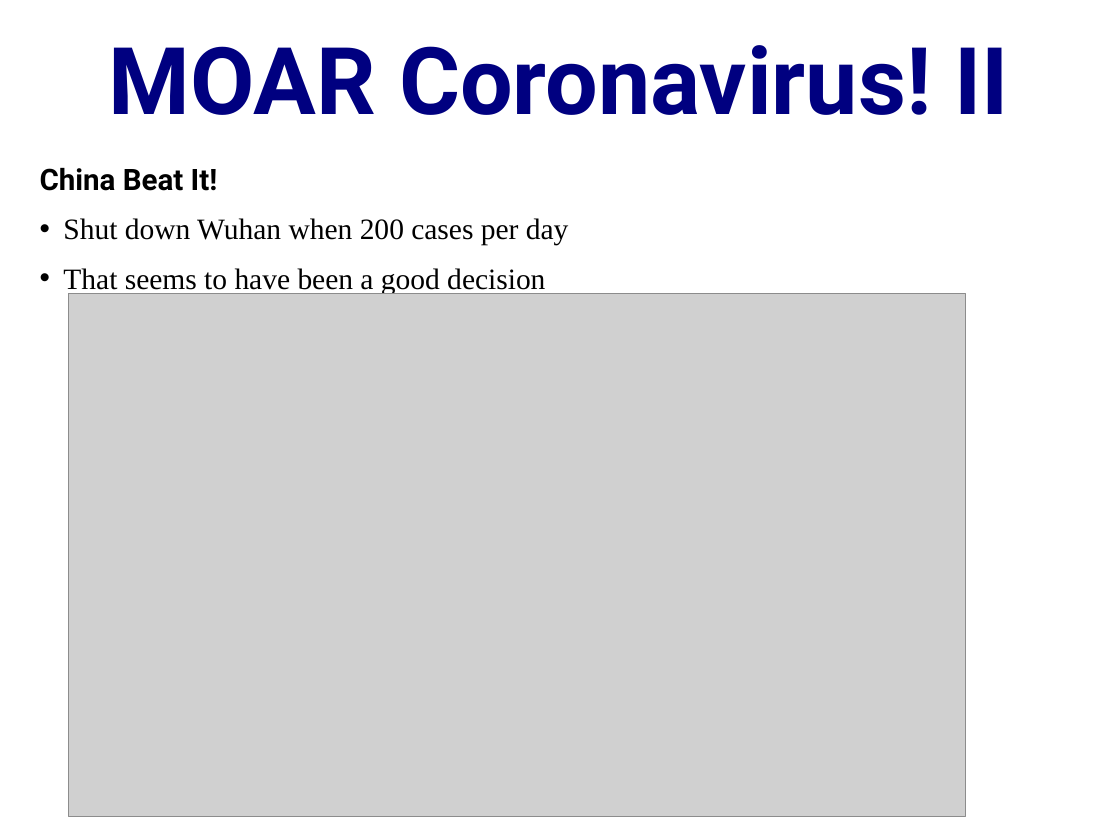
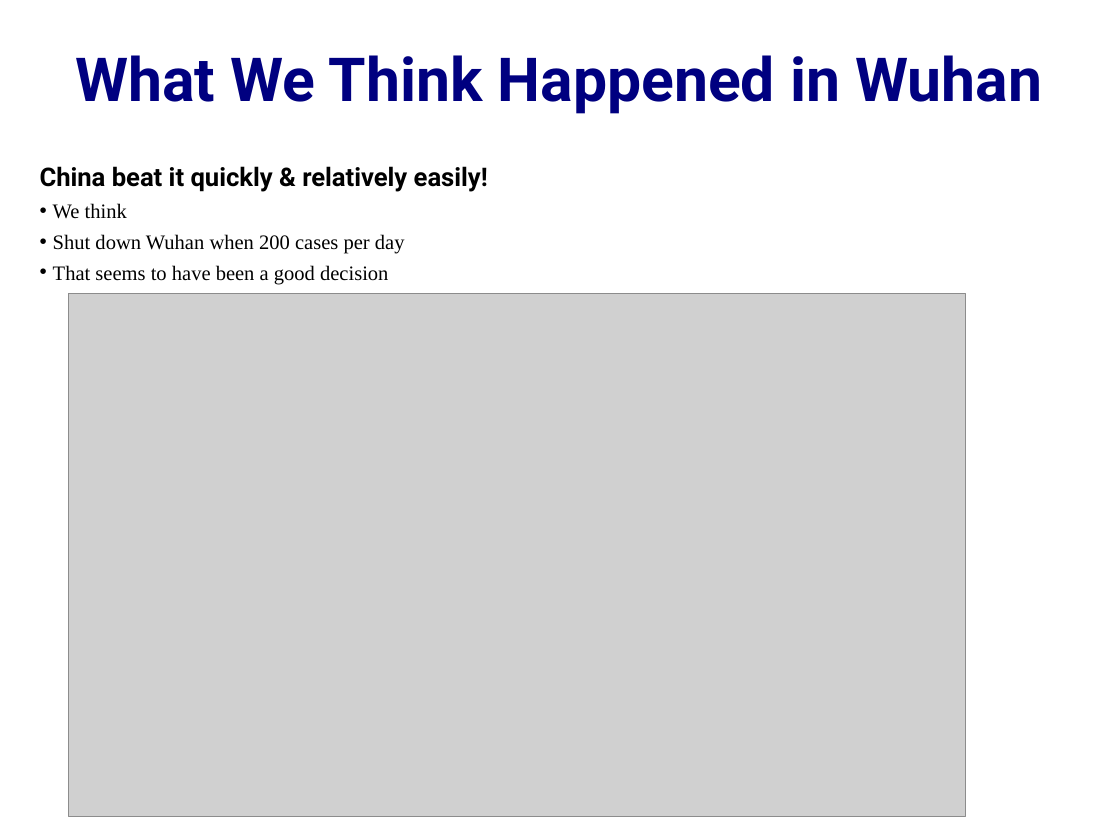
Before and after one commit to DavidLJ/public-files, a slide deck: slide 17 of coronavirus.pptx (slide 4 before the commit). Drawn at 1120x840 pixels with LibreOffice and Linux fonts; fonts in the diff are those of the drawing; grey boxes stand for pictures. Boxes give left, top, right and bottom in pixels: in the first picture for what was removed or moved away, otherwise in the second. Text is boxed around its words. In the diff, an @@ line names an element or a change of style, - is before the commit and + after.

Commit message:
coronavirus update...

```diff
--- a/coronavirus.pptx
+++ b/coronavirus.pptx
@@ title at [75, 55, 1042, 114]: text changed; size 60 to 39 pt @@
-MOAR Coronavirus! II
+What We Think Happened in Wuhan
@@ text at [40, 166, 488, 219]: text changed; size 19 to 16.5 pt @@
-China Beat It!
+China beat it quickly & relatively easily!
+• We think
@@ text at [53, 234, 405, 285]: size 19 to 13.2 pt in "Shut down Wuhan when 200 cases per ...", "That seems to have been a good ..."; indent changed; less space between paragraphs @@
```
Also in this commit, not shown: 4 other slides changed, 13 slides added, 1 slide removed, 1 other file.
